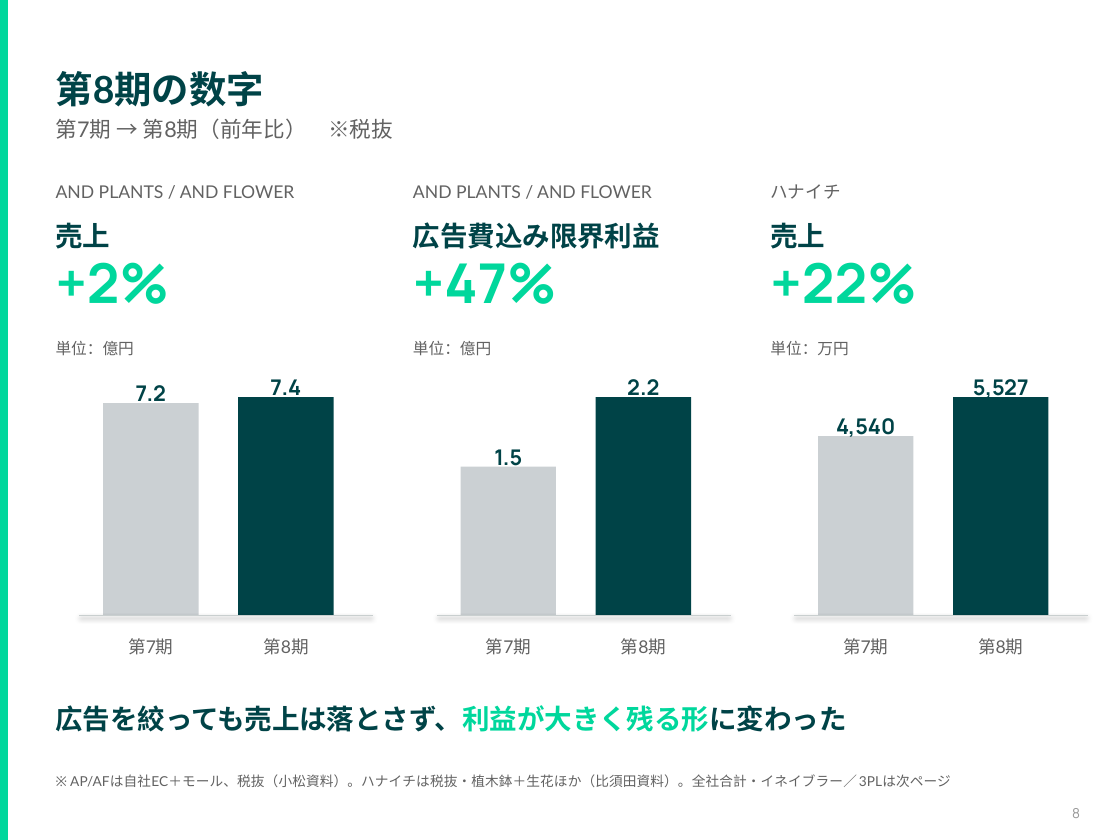
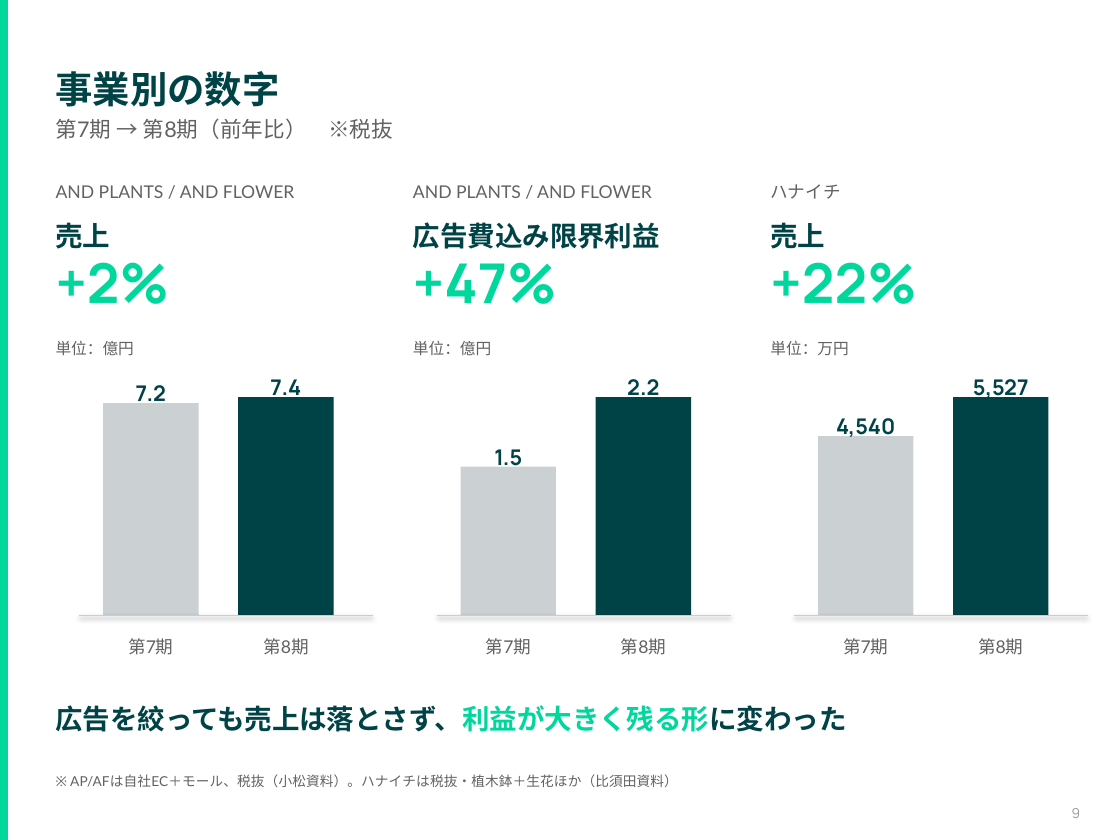
Before and after one commit to hiroki-tkg/material, a slide deck: slide 9 of retreat-2026-10/20261009_1day合宿_全社_第8期振り返りと第9期に向けて.pptx (slide 8 before the commit). Drawn at 1120x840 pixels with LibreOffice and Linux fonts; fonts in the diff are those of the drawing. Boxes give left, top, right and bottom in pixels: in the first picture for what was removed or moved away, otherwise in the second. Text is boxed around its words. In the diff, an @@ line names an element or a change of style, - is before the commit and + after.

```diff
--- a/retreat-2026-10/20261009_1day合宿_全社_第8期振り返りと第9期に向けて.pptx
+++ b/retreat-2026-10/20261009_1day合宿_全社_第8期振り返りと第9期に向けて.pptx
@@ text at <box>56,71,280,107</box>: text changed @@
-第8期の数字
+事業別の数字
@@ text at <box>70,774,678,787</box>: text changed @@
-※ AP/AFは自社EC＋モール、税抜（小松資料）。ハナイチは税抜・植木鉢＋生花ほか（比須田資料）。全社合計・イネイブラー／3PLは次ページ
+※ AP/AFは自社EC＋モール、税抜（小松資料）。ハナイチは税抜・植木鉢＋生花ほか（比須田資料）
```
Also in this commit, not shown: 4 other slides changed, 1 slide added, 1 slide removed, 3 other files.
